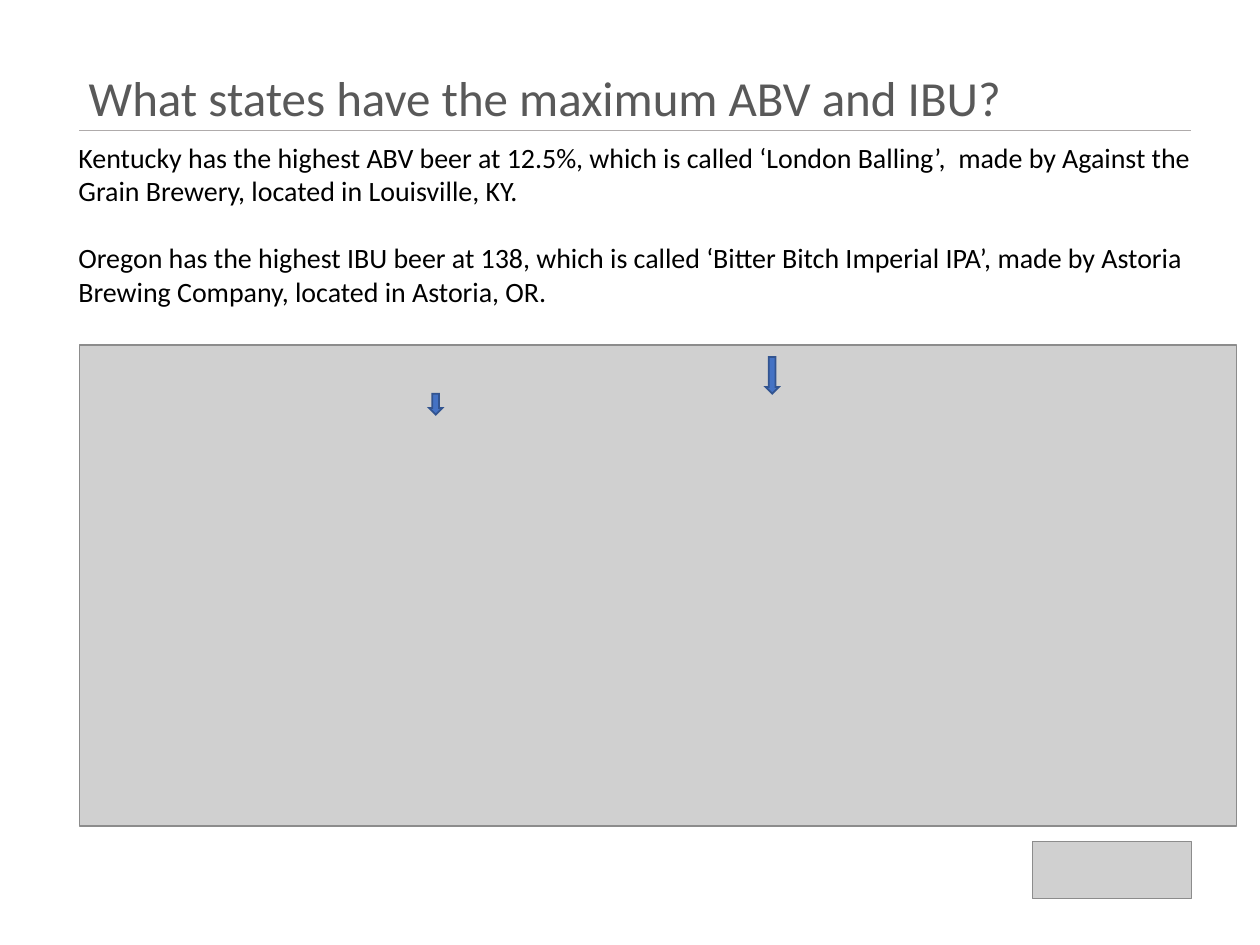
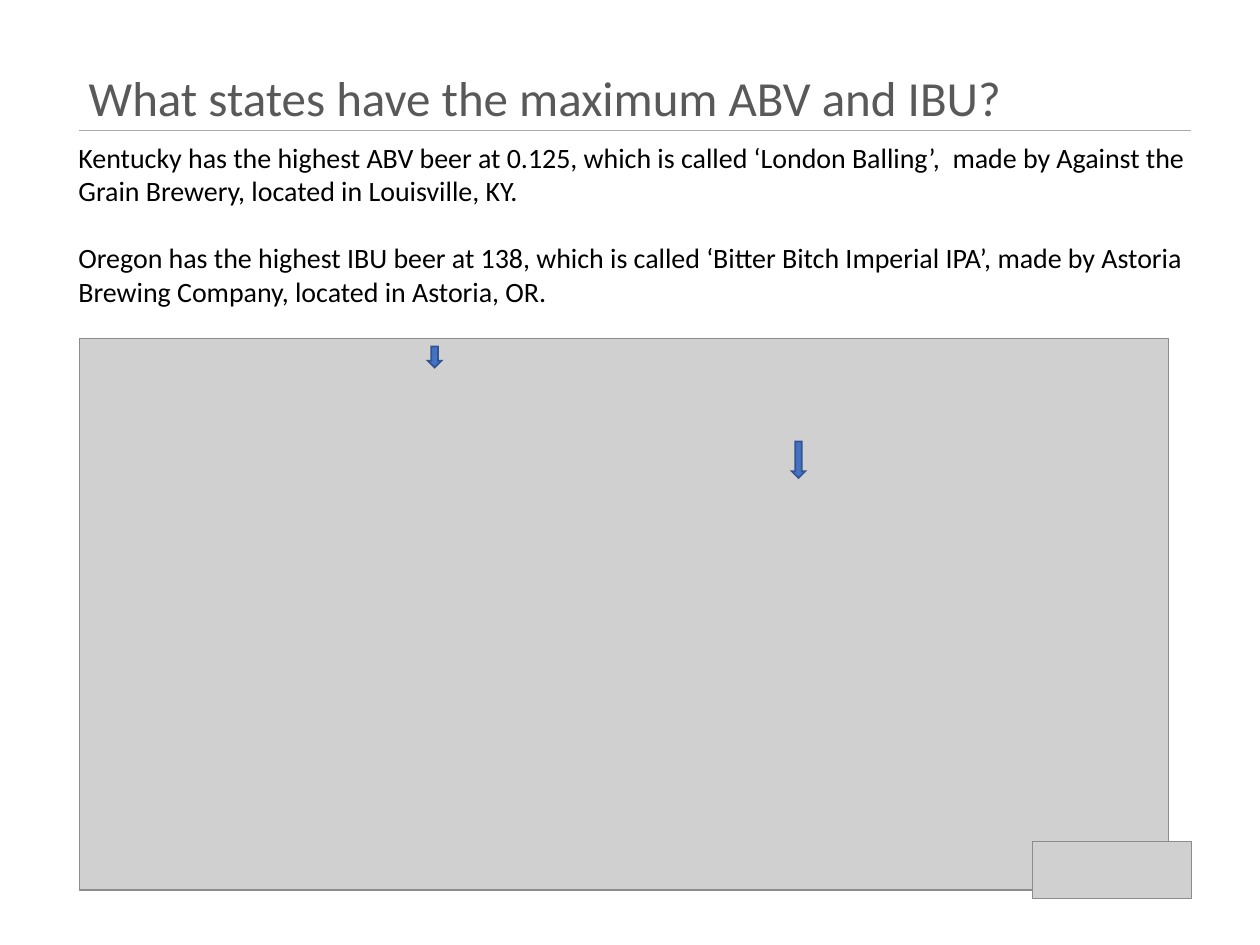
Before and after one commit to kristxh/6306-CaseStudy1-Beer, a slide deck: slide 6 of case_study_1_budweiser.pptx. Drawn at 1260x945 pixels with LibreOffice and Linux fonts; fonts in the diff are those of the drawing; grey boxes stand for pictures. Boxes give left, top, right and bottom in pixels: in the first picture for what was removed or moved away, otherwise in the second. Text is boxed around its words. In the diff, an @@ line names an element or a change of style, - is before the commit and + after.

```diff
--- a/case_study_1_budweiser.pptx
+++ b/case_study_1_budweiser.pptx
@@ text at bbox=[78, 148, 1184, 206]: text changed @@
-Kentucky has the highest ABV beer at 12.5%, which is called ‘London Balling’, made by Against the Grain Brewery, located in Louisville, KY.
+Kentucky has the highest ABV beer at 0.125, which is called ‘London Balling’, made by Against the Grain Brewery, located in Louisville, KY.
@@ picture: place and size @@
-picture at bbox=[79, 345, 1237, 827]
+picture at bbox=[79, 339, 1168, 891]
@@ down arrow: place and size @@
-down arrow at bbox=[430, 393, 444, 415]
+down arrow at bbox=[428, 346, 442, 368]
@@ down arrow: place and size @@
-down arrow at bbox=[766, 357, 780, 393]
+down arrow at bbox=[791, 441, 805, 478]
```
Also in this commit, not shown: 4 other slides changed, 2 slides added, 9 other files.
